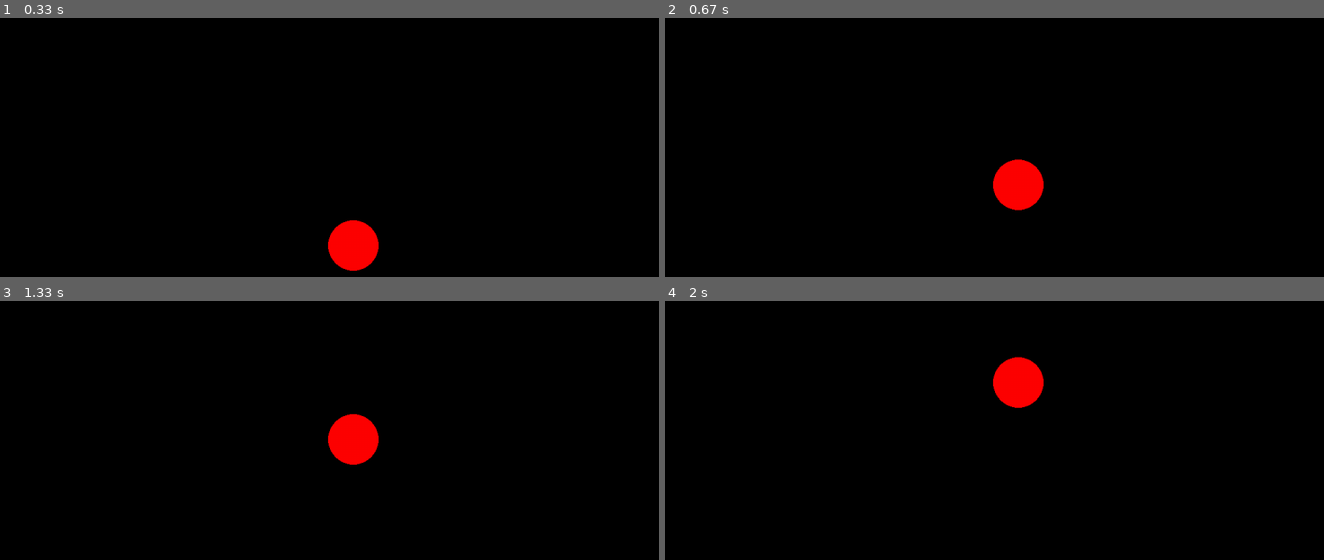
Above: before the commit, frames 1-4 (two rows, left to right).
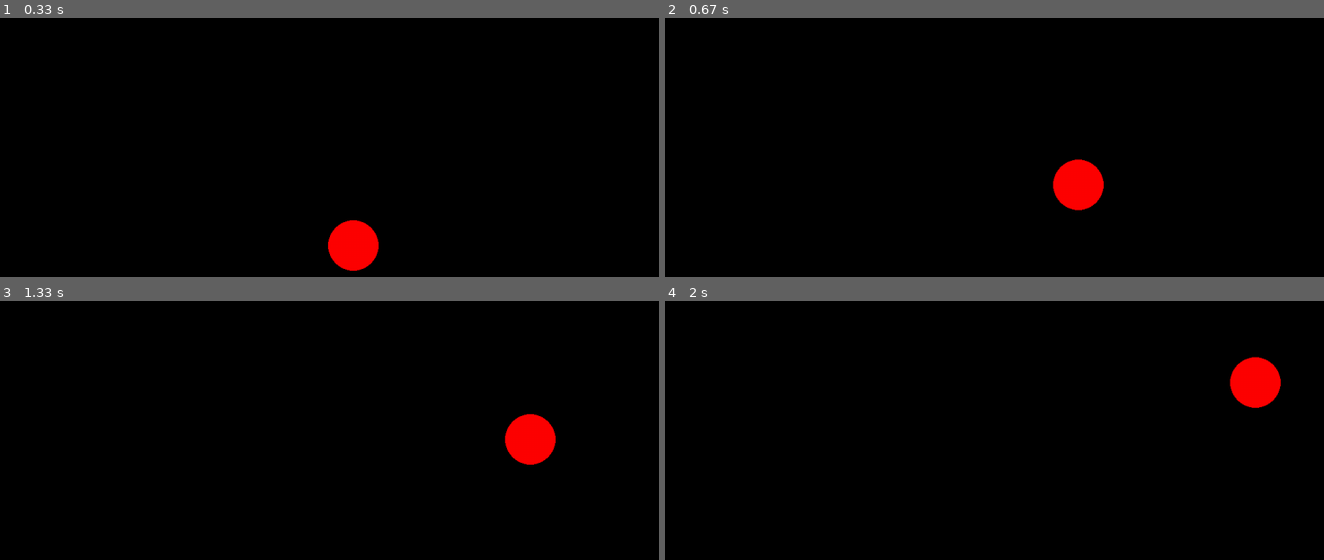
Above: after the commit, the same moments.

Repository: brettlaw0111/PyGame-AI-Dodger
Game: pygame game, started from game.py
Two runs of this game, one before a commit and one after it. Both use one fixed random seed, a clock stepped at 60 frames per second and the inputs below.
Inputs:
- Up to frame 1 (0.33 s): no input
- Up to frame 2 (0.67 s): hold W from 0.33 s (still down); hold Right from 0.33 s (still down)
- Up to frame 3 (1.33 s): release W at 0.8 s; release Right at 0.8 s; hold Right 0.83-1.3 s
- Up to frame 4 (2 s): hold W 1.33-1.63 s; hold Right from 1.67 s (still down)

Frame 1 is identical in both runs. In frame 2, 2.4% of the frame differs, in the area x 49-67%, y 54-75%; in frame 3, 2.4%; in frame 4, 2.4%.

Commit message:
Added "collision"

Diff:
--- a/game.py
+++ b/game.py
@@ -23,14 +23,16 @@
     pygame.draw.circle(screen, "red", player_pos, 40)
 
     keys = pygame.key.get_pressed()
-    if keys[pygame.K_w]:
+    if (keys[pygame.K_w] or keys[pygame.K_UP]) and player_pos.y - 40 > 0:
         player_pos.y -= 300 * dt
-    if keys[pygame.K_s]:
+    if (keys[pygame.K_s] or keys[pygame.K_DOWN]) and player_pos.y + 40 < screen.get_height():
         player_pos.y += 300 * dt
-    if keys[pygame.K_a]:
+    if (keys[pygame.K_a] or keys[pygame.K_LEFT])  and player_pos.x - 40 > 0:
         player_pos.x -= 300 * dt
-    if keys[pygame.K_d]:
+    if (keys[pygame.K_d] or keys[pygame.K_RIGHT]) and player_pos.x + 40 < screen.get_width():
         player_pos.x += 300 * dt
+
+
 
     # flip() the display to put your work on screen
     pygame.display.flip()
Not shown, added: PyGame-AI-Dodger.pyproj
Not shown, added: PyGame-AI-Dodger.sln
